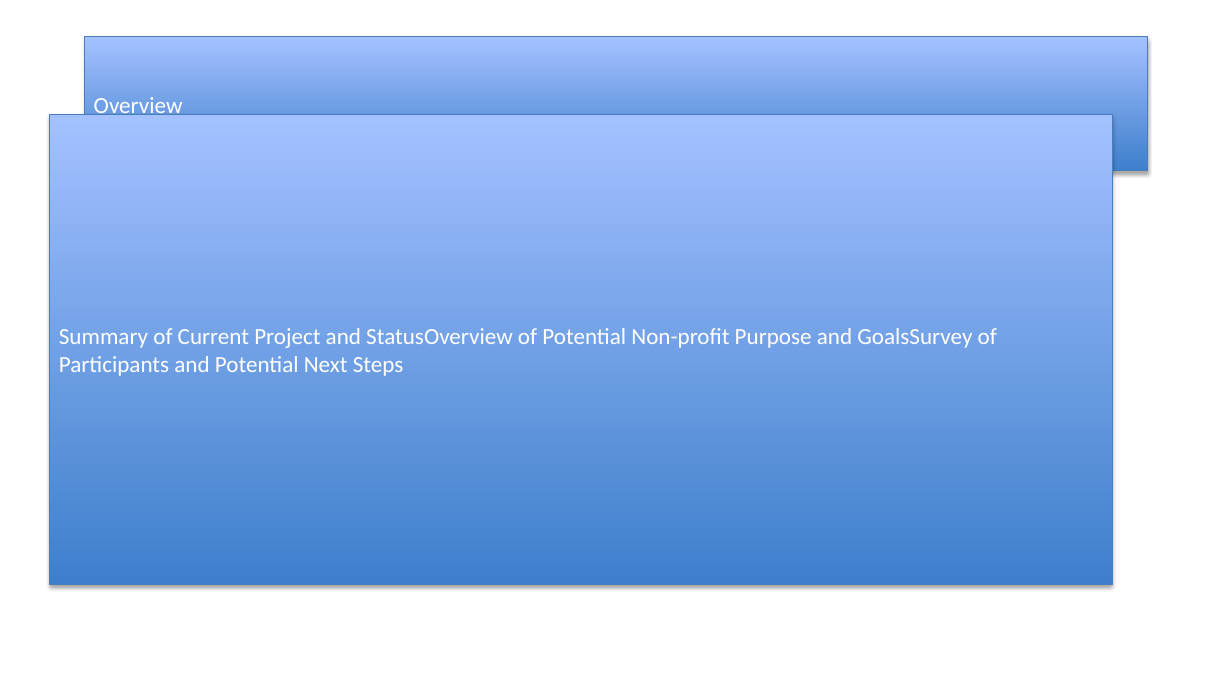
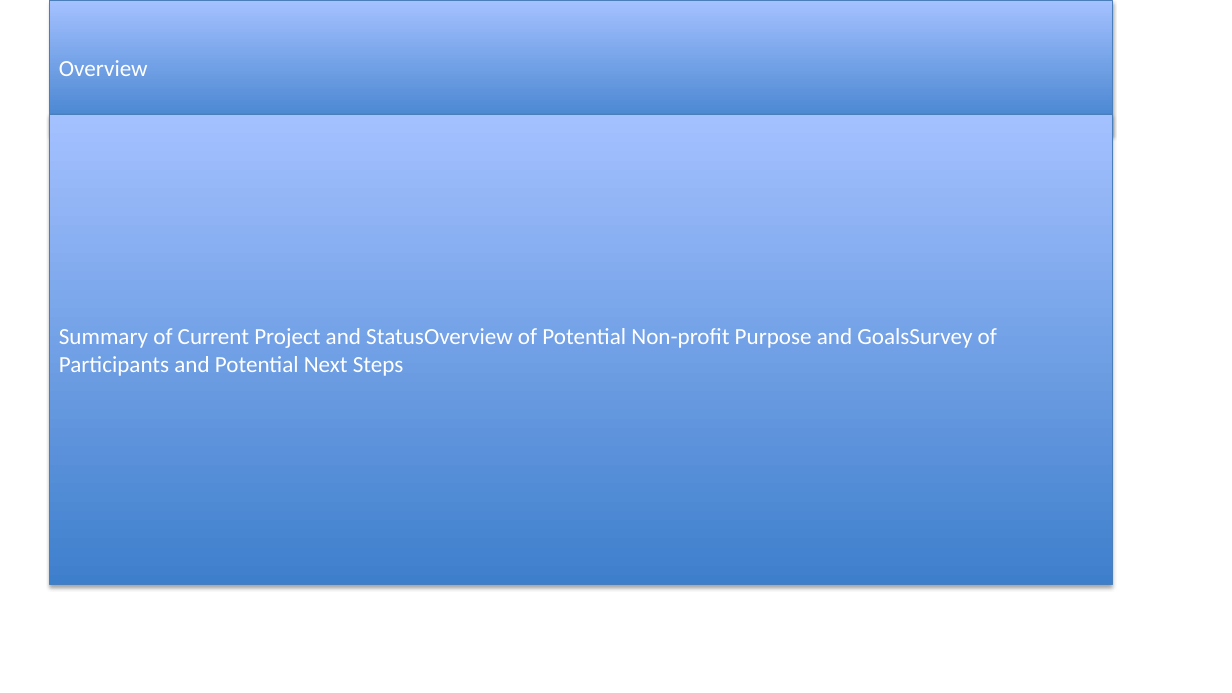
Before and after one commit to dmcnm/Grok_Mat2Ppt, a slide deck: slide 2 of examples/recreations/03_Box_Secretary__ArtNonprofit_Info_Planning_Meeting_20201220/out_mat2ppt.pptx. Drawn at 1232x693 pixels with LibreOffice and Linux fonts; fonts in the diff are those of the drawing. Boxes give left, top, right and bottom in pixels: in the first picture for what was removed or moved away, otherwise in the second. Text is boxed around its words. In the diff, an @@ line names an element or a change of style, - is before the commit and + after.

Commit message:
Recreations: layout ph geom for Fairies and PARTIAL decks

```diff
--- a/examples/recreations/03_Box_Secretary__ArtNonprofit_Info_Planning_Meeting_20201220/out_mat2ppt.pptx
+++ b/examples/recreations/03_Box_Secretary__ArtNonprofit_Info_Planning_Meeting_20201220/out_mat2ppt.pptx
@@ rectangle "Overview": place and size @@
-rectangle "Overview" at [85, 37, 1148, 171]
+rectangle "Overview" at [50, 0, 1113, 134]
```
Also in this commit, not shown: 3 other slides changed, 43 other files.
